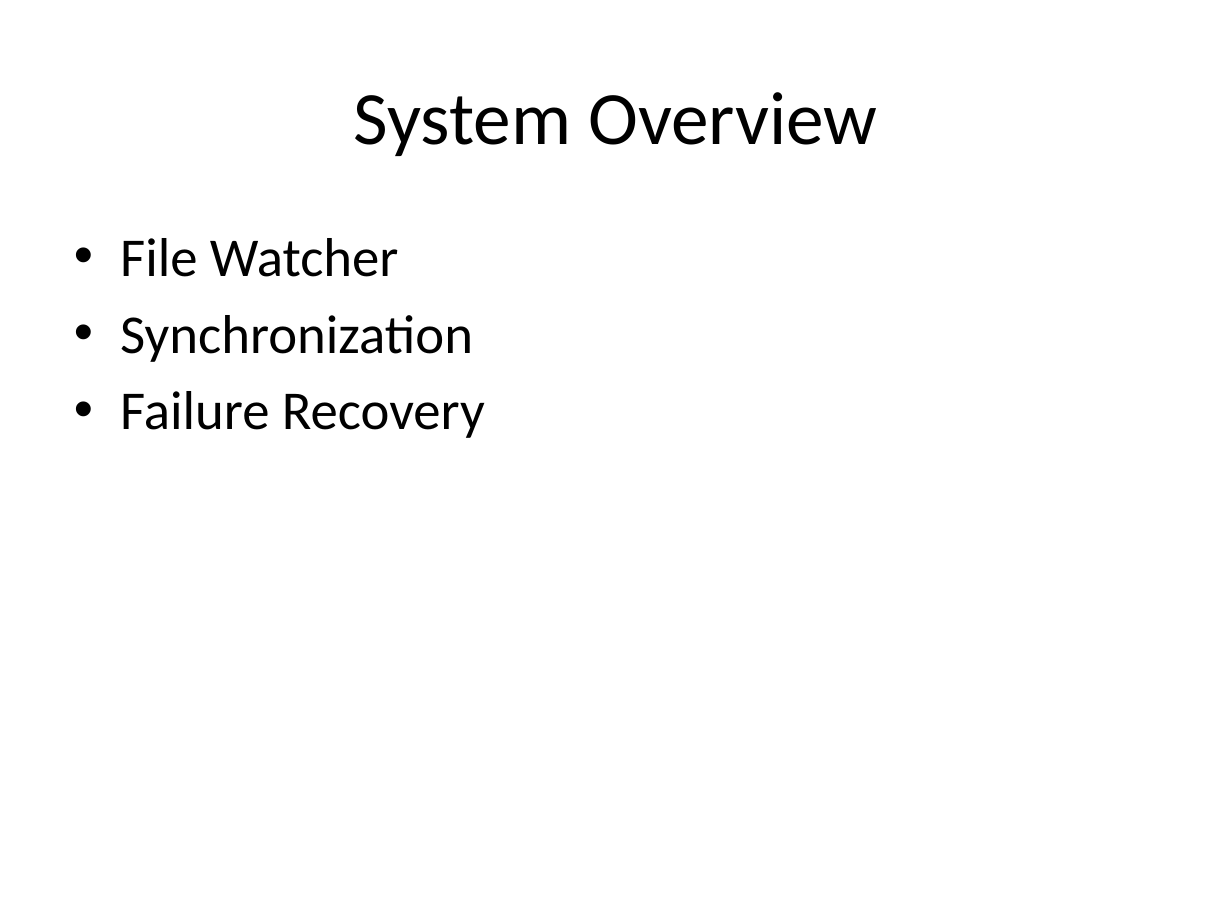
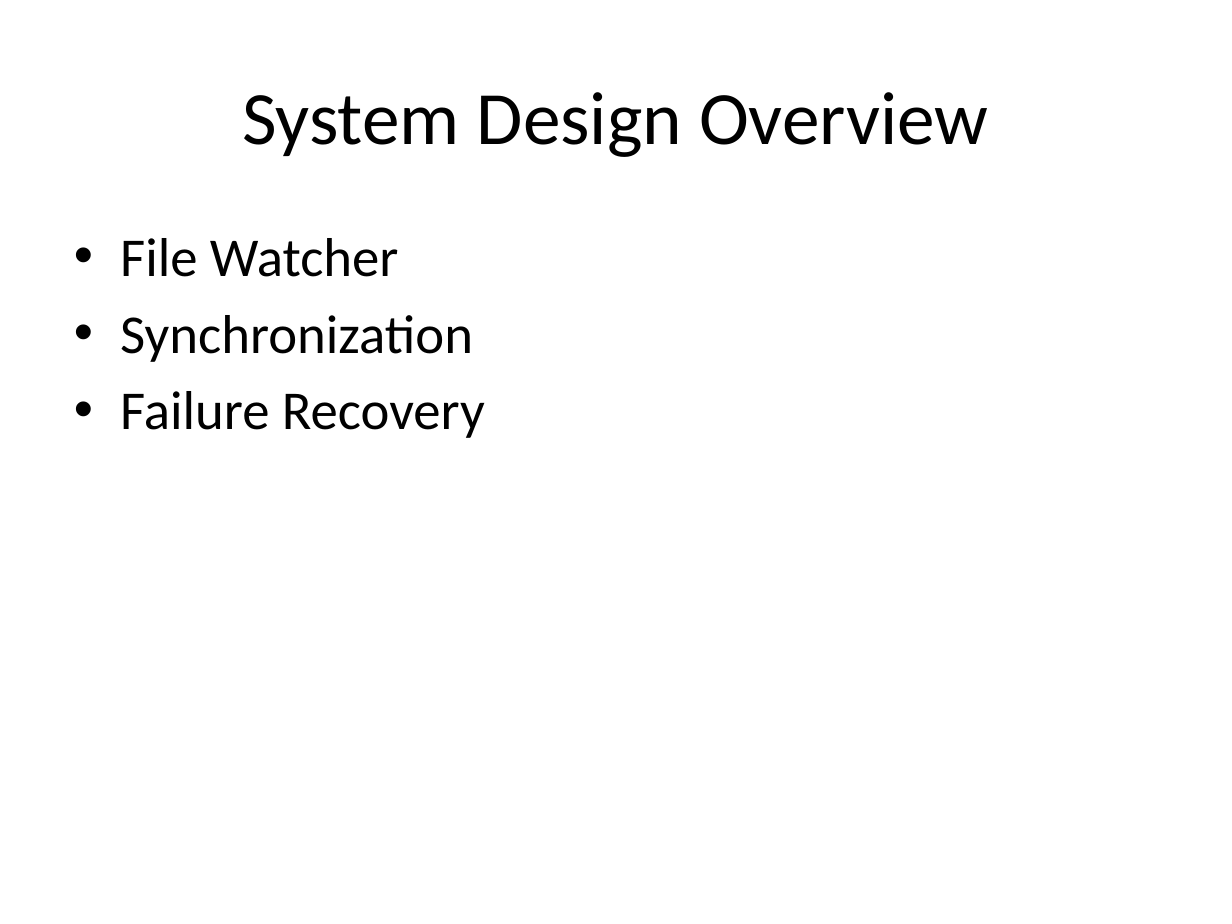
Before and after one commit to jnhnum1/fss, a slide deck: slide 2 of Report/Slides_v1.pptx. Drawn at 1232x924 pixels with LibreOffice and Linux fonts; fonts in the diff are those of the drawing. Boxes give left, top, right and bottom in pixels: in the first picture for what was removed or moved away, otherwise in the second. Text is boxed around its words. In the diff, an @@ line names an element or a change of style, - is before the commit and + after.

```diff
--- a/Report/Slides_v1.pptx
+++ b/Report/Slides_v1.pptx
@@ title at (x1=242, y1=92, x2=989, y2=157): text changed @@
-System Overview
+System Design Overview
```
Also in this commit, not shown: 1 other slide changed, 1 slide added, 1 slide removed.
